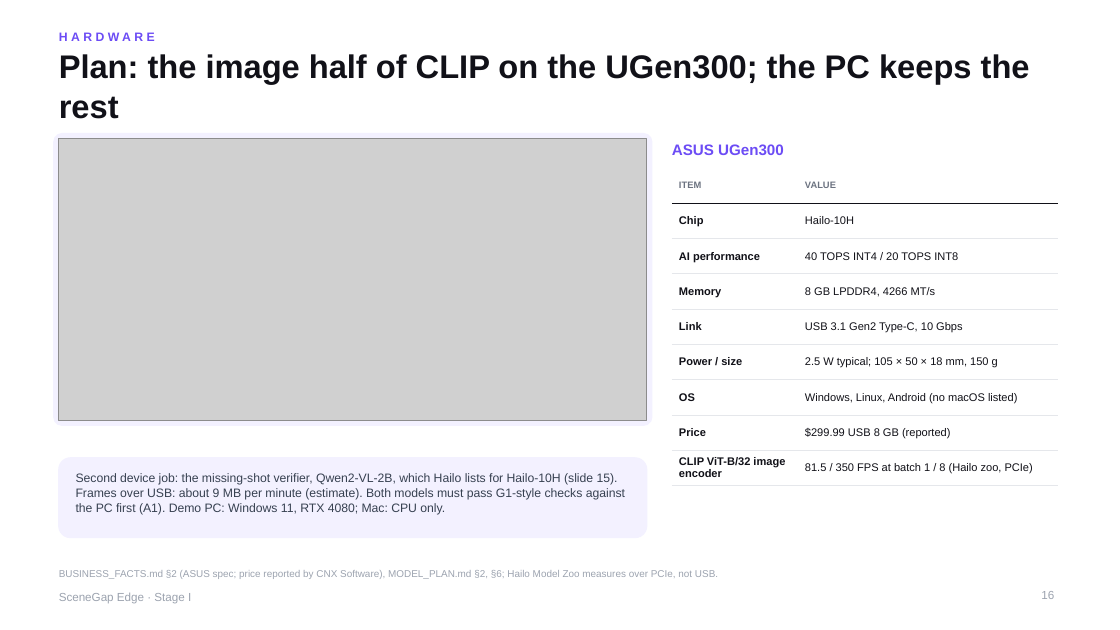
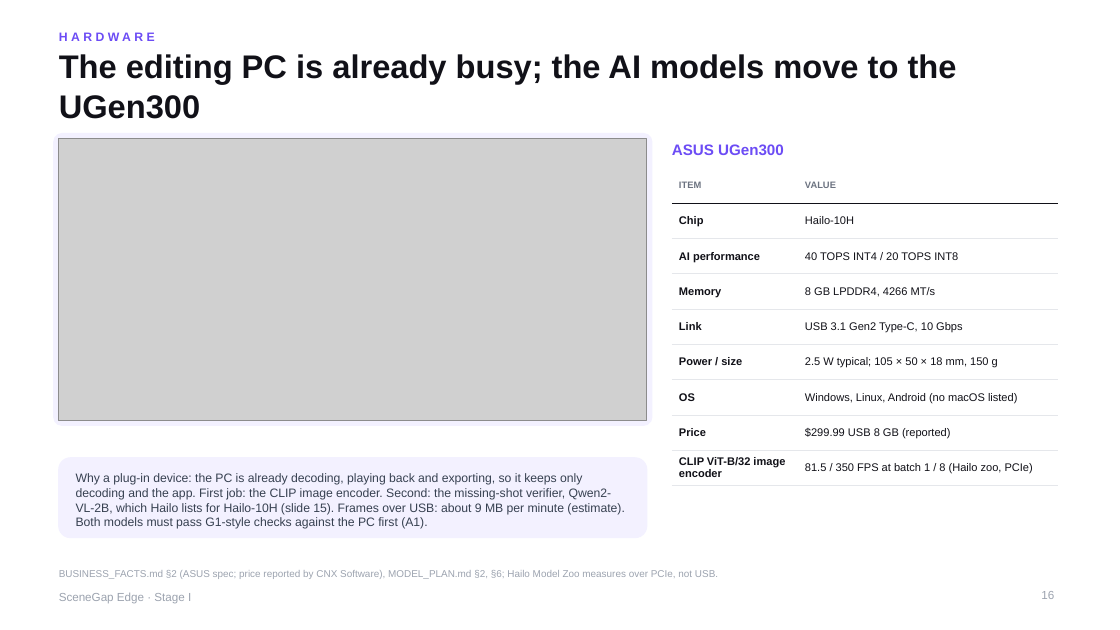
Before and after one commit to yu9bryan/scenegap-edge, a slide deck: slide 16 of docs/deck/SceneGapEdge_StageI_Proposal.pptx. Drawn at 1120x630 pixels with LibreOffice and Linux fonts; fonts in the diff are those of the drawing; grey boxes stand for pictures. Boxes give left, top, right and bottom in pixels: in the first picture for what was removed or moved away, otherwise in the second. Text is boxed around its words. In the diff, an @@ line names an element or a change of style, - is before the commit and + after.

```diff
--- a/docs/deck/SceneGapEdge_StageI_Proposal.pptx
+++ b/docs/deck/SceneGapEdge_StageI_Proposal.pptx
@@ title at (x1=59, y1=54, x2=957, y2=119): text changed @@
-Plan: the image half of CLIP on the UGen300; the PC keeps the rest
+The editing PC is already busy; the AI models move to the UGen300
@@ text at (x1=76, y1=473, x2=624, y2=529): text changed @@
-Second device job: the missing-shot verifier, Qwen2-VL-2B, which Hailo lists for Hailo-10H (slide 15). Frames over USB: about 9 MB per minute (estimate). Both models must pass G1-style checks against the PC first (A1). Demo PC: Windows 11, RTX 4080; Mac: CPU only.
+Why a plug-in device: the PC is already decoding, playing back and exporting, so it keeps only decoding and the app. First job: the CLIP image encoder. Second: the missing-shot verifier, Qwen2-VL-2B, which Hailo lists for Hailo-10H (slide 15). Frames over USB: about 9 MB per minute (estimate). Both models must pass G1-style checks against the PC first (A1).
```
Also in this commit, not shown: 2 other slides changed, 3 other files.
